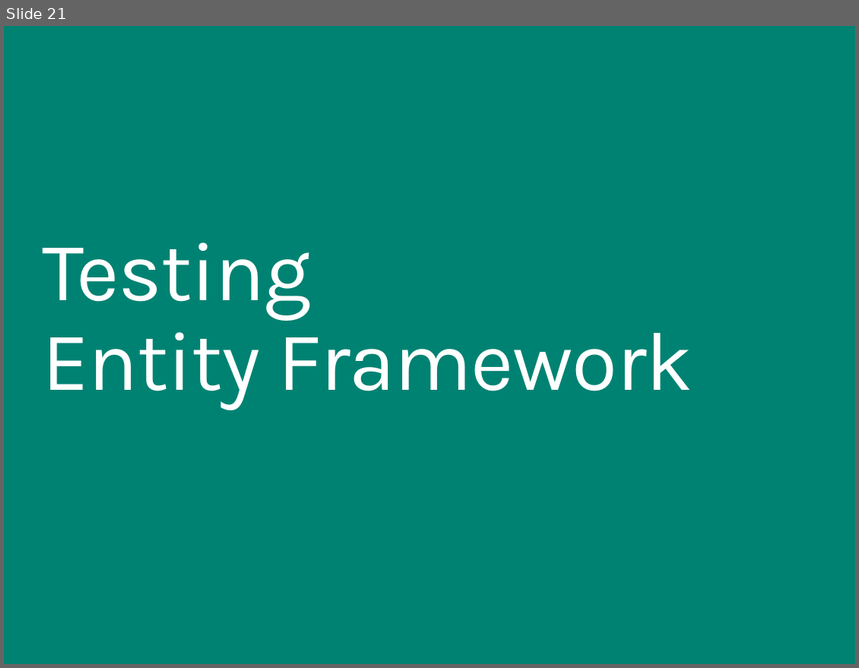
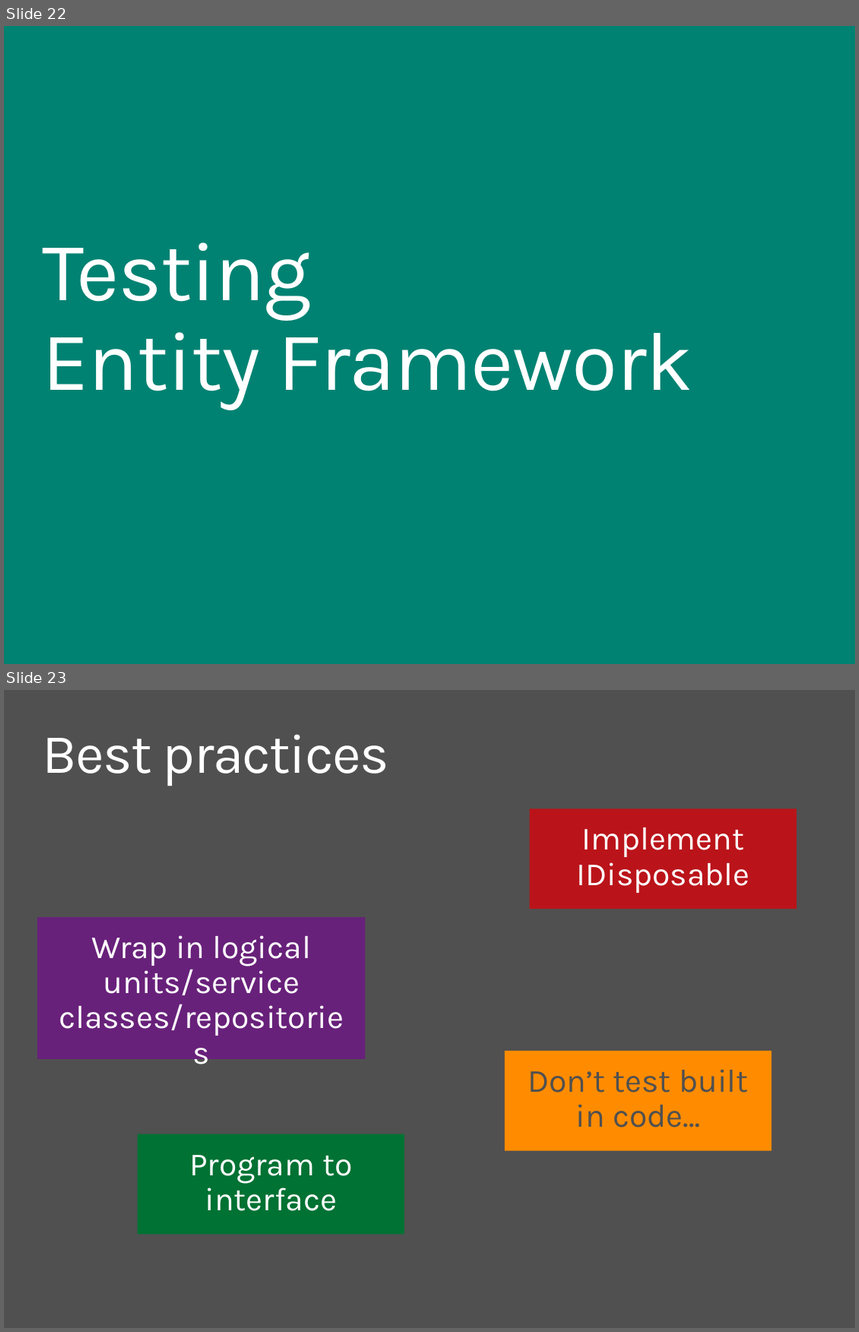
Before and after one commit to ondfisk/BDSA2016, a slide deck: Slides/Lecture05.pptx. Shown one above the other, each under a label of ours: slide 21 before the commit, slides 22 and 23 after it. The pictures are 859x668 and 859x1332 pixels, drawn with LibreOffice and Linux fonts; fonts in the diff are those of the drawing. Boxes give left, top, right and bottom in pixels: in the first picture for what was removed or moved away, otherwise in the second. Text is boxed around its words. In the diff, an @@ line names an element or a change of style, - is before the commit and + after.

```diff
--- a/Slides/Lecture05.pptx
+++ b/Slides/Lecture05.pptx
@@ slide 23 added at [4, 690, 855, 1328], background #505050 @@
@@ title added at [42, 734, 389, 786], 48 pt, text #FFFFFF @@
+Best practices
@@ rectangle added at [530, 809, 797, 909], fill #BA141A, 28 pt, text #FFFFFF @@
+Implement IDisposable
@@ rectangle added at [37, 917, 365, 1059], fill #68217A, 28 pt, text #FFFFFF @@
+Wrap in logical units/service classes/repositories
@@ rectangle added at [505, 1050, 772, 1151], fill #FF8C00, 28 pt, text #505050 @@
+Don’t test built in code…
@@ rectangle added at [138, 1134, 405, 1234], fill #007233, 28 pt, text #FFFFFF @@
+Program to interface
@@ what was slide 21 is now slide 22 @@
```
Also in this commit, not shown: 1 slide changed, 5 other slides added, 1 slide removed, 24 other files.
